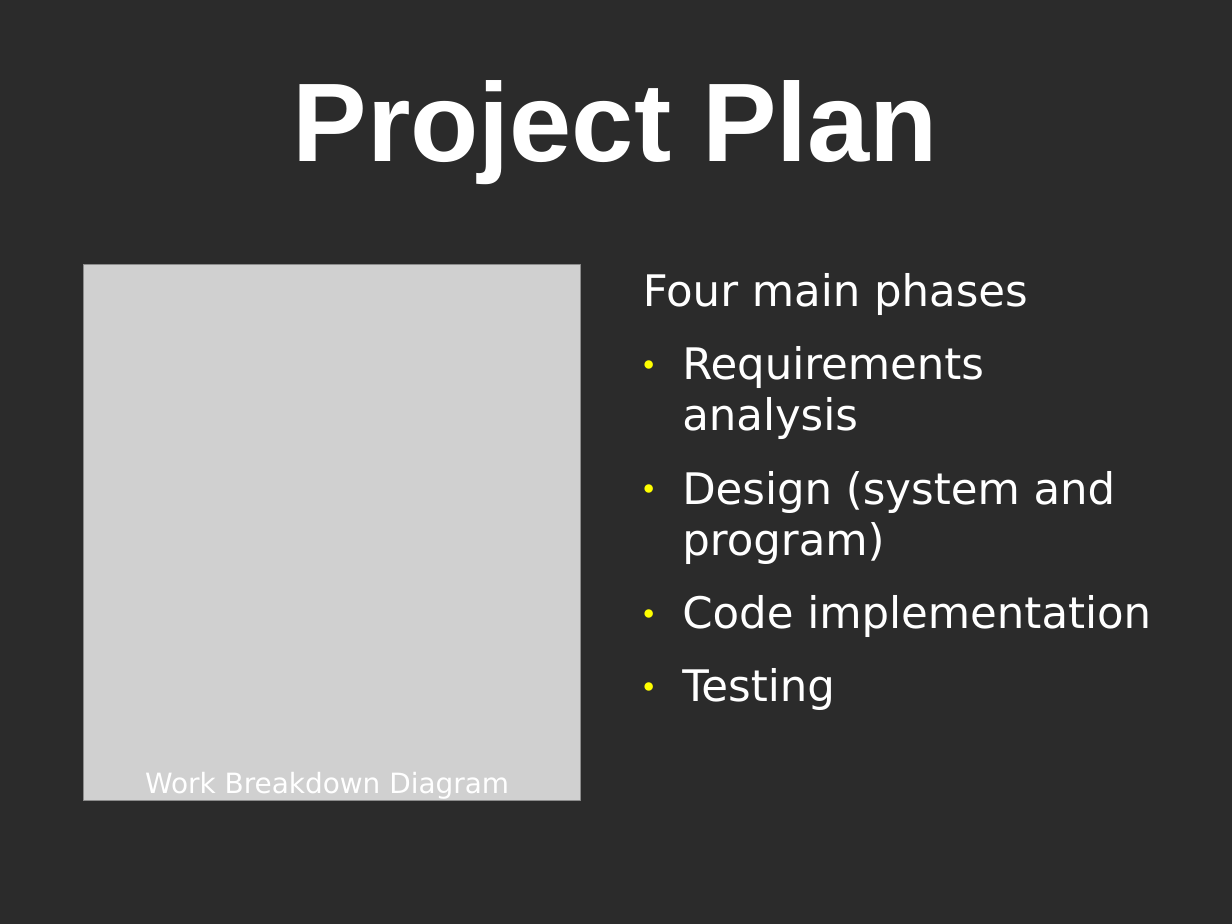
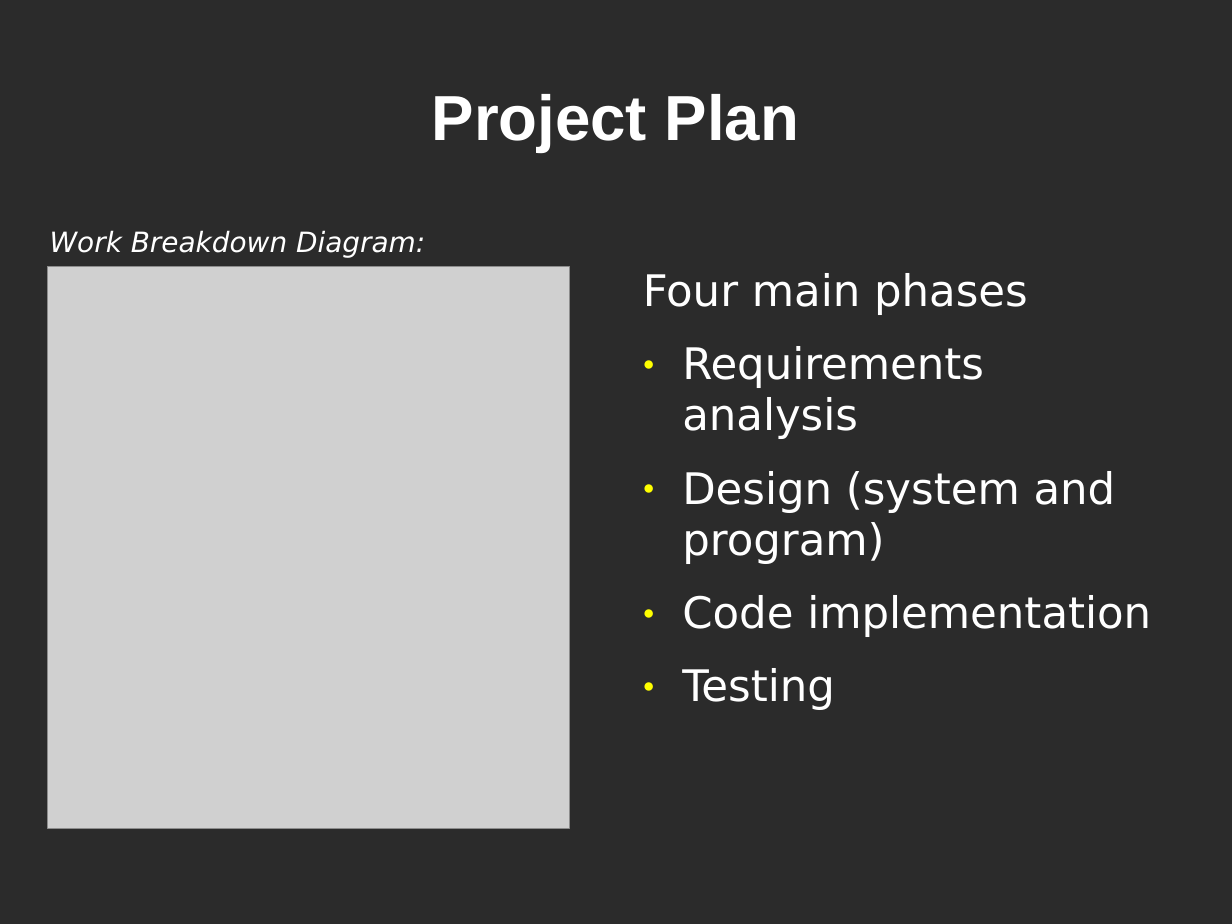
Before and after one commit to CoNetPad/CoNetPad, a slide deck: slide 9 of docs/Deliverable1/Presentation/Presentation1.ppt (slide 7 before the commit). Drawn at 1232x924 pixels with LibreOffice and Linux fonts; fonts in the diff are those of the drawing; grey boxes stand for pictures; background and template pictures are left out; a plain dark background stands for a picture behind light text. Boxes give left, top, right and bottom in pixels: in the first picture for what was removed or moved away, otherwise in the second. Text is boxed around its words. In the diff, an @@ line names an element or a change of style, - is before the commit and + after.

Commit message:
Added Project Plan section to presentation. Minor edits of other sections.

```diff
--- a/docs/Deliverable1/Presentation/Presentation1.ppt
+++ b/docs/Deliverable1/Presentation/Presentation1.ppt
@@ title "Project Plan" at (432, 94, 799, 152): size 72 to 41 pt @@
@@ text at (50, 230, 425, 257): text changed; italic on @@
-Work Breakdown Diagram
+Work Breakdown Diagram:
@@ picture: place and size @@
-picture at (84, 265, 581, 802)
+picture at (48, 266, 570, 828)
```
Also in this commit, not shown: 13 other slides changed, 3 slides added, 2 slides removed, 1 other file.
